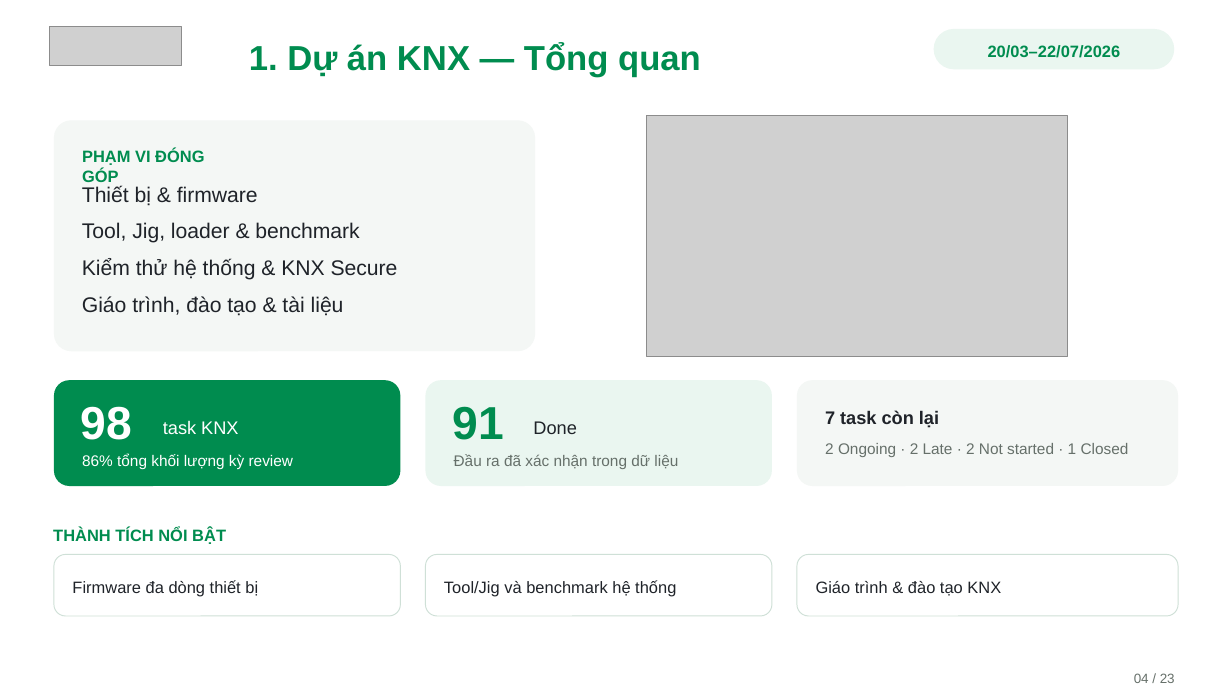
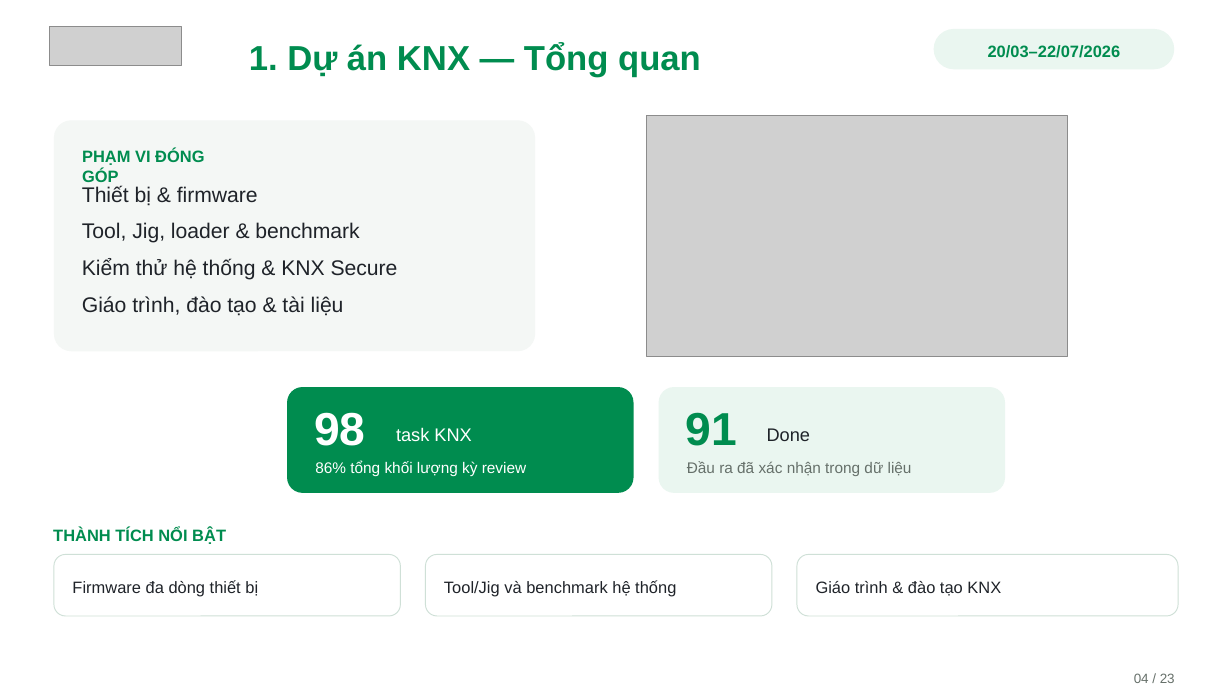
Before and after one commit to Funnyhust/ppt_maker, a slide deck: slide 4 of projects/review_nhan_su_t7_redesign_ppt169_20260722/exports/review_nhan_su_t7_redesign_20260724_210106.pptx. Drawn at 1232x693 pixels with LibreOffice and Linux fonts; fonts in the diff are those of the drawing; grey boxes stand for pictures. Boxes give left, top, right and bottom in pixels: in the first picture for what was removed or moved away, otherwise in the second. Text is boxed around its words. In the diff, an @@ line names an element or a change of style, - is before the commit and + after.

```diff
--- a/projects/review_nhan_su_t7_redesign_ppt169_20260722/exports/review_nhan_su_t7_redesign_20260724_210106.pptx
+++ b/projects/review_nhan_su_t7_redesign_ppt169_20260722/exports/review_nhan_su_t7_redesign_20260724_210106.pptx
@@ 6 texts, 2 rounded rectangles: place and size @@
-6 texts, 2 rounded rectangles at <box>54,380,772,486</box>
+6 texts, 2 rounded rectangles at <box>287,387,1006,494</box>
@@ rounded rectangle removed at <box>797,380,1177,486</box> @@
@@ text removed at <box>825,410,939,428</box> @@
-7 task còn lại
@@ text removed at <box>825,443,1129,457</box> @@
-2 Ongoing · 2 Late · 2 Not started · 1 Closed
```
Also in this commit, not shown: 2 other slides changed, 1 slide removed.
